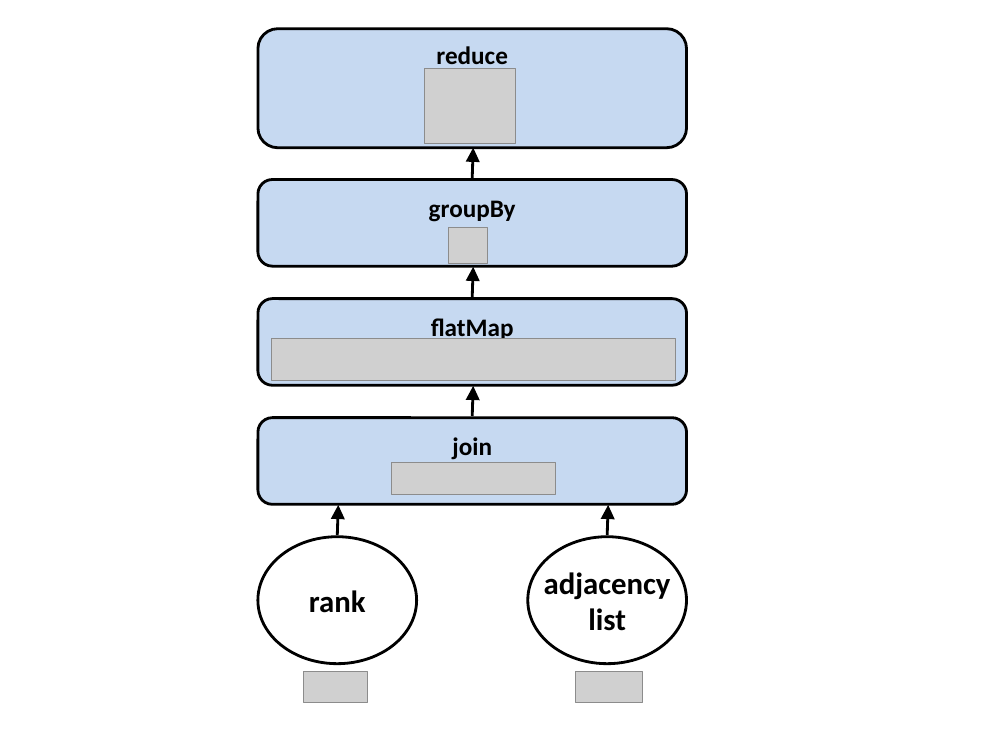
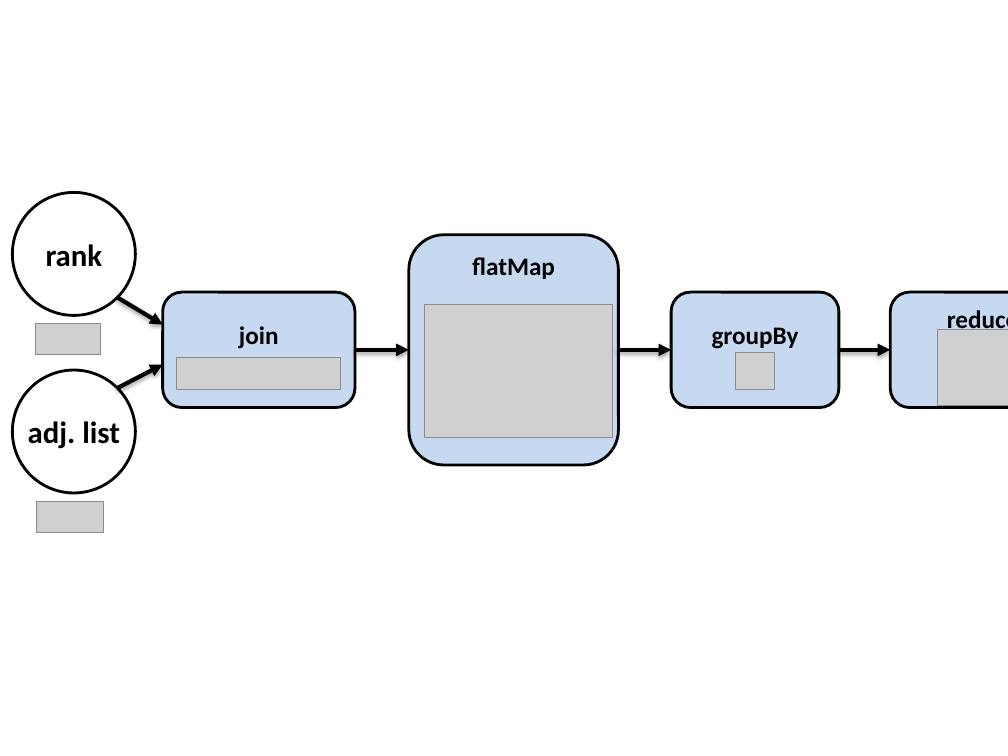
Before and after one commit to tillrohrmann/gilbert-paper, a slide deck: slide 1 of paper/images/pageRankStep.pptx. Drawn at 1008x756 pixels with LibreOffice and Linux fonts; fonts in the diff are those of the drawing; grey boxes stand for pictures. Boxes give left, top, right and bottom in pixels: in the first picture for what was removed or moved away, otherwise in the second. Text is boxed around its words. In the diff, an @@ line names an element or a change of style, - is before the commit and + after.

```diff
--- a/paper/images/pageRankStep.pptx
+++ b/paper/images/pageRankStep.pptx
@@ picture removed at (424, 69, 515, 144) @@
@@ arrow removed from (473, 178) to (473, 148) @@
@@ ellipse "rank": place and size @@
-ellipse "rank" at (258, 536, 416, 663)
+ellipse "rank" at (12, 193, 135, 316)
@@ rounded rectangle "flatMap": place and size @@
-rounded rectangle "flatMap" at (258, 298, 686, 385)
+rounded rectangle "flatMap" at (409, 235, 619, 465)
@@ rounded rectangle "flatMap" at (409, 235, 619, 465): vertical alignment middle to top @@
@@ picture removed at (449, 227, 488, 263) @@
@@ arrow removed from (473, 297) to (473, 267) @@
@@ arrow added from (117, 297) to (162, 325), #000000 3 pt @@
@@ rounded rectangle "join": place and size @@
-rounded rectangle "join" at (258, 417, 686, 504)
+rounded rectangle "join" at (162, 292, 355, 407)
@@ rounded rectangle "groupBy": place and size @@
-rounded rectangle "groupBy" at (258, 179, 686, 266)
+rounded rectangle "groupBy" at (671, 292, 839, 407)
@@ rounded rectangle "reduce": place and size @@
-rounded rectangle "reduce" at (258, 29, 686, 148)
+rounded rectangle "reduce" at (890, 292, 1008, 407)
@@ picture added at (36, 324, 101, 355) @@
@@ picture added at (424, 304, 612, 437) @@
@@ picture added at (177, 357, 341, 389) @@
@@ picture removed at (271, 339, 675, 381) @@
@@ arrow added from (355, 350) to (409, 350), #000000 3 pt @@
@@ arrow added from (619, 350) to (671, 350), #000000 3 pt @@
@@ picture added at (736, 353, 775, 389) @@
@@ arrow added from (839, 350) to (890, 350), #000000 3 pt @@
@@ picture added at (937, 330, 1008, 405) @@
@@ ellipse "adj. list": place and size @@
-ellipse "adj. list" at (528, 536, 686, 663)
+ellipse "adj. list" at (12, 370, 135, 493)
@@ arrow added from (117, 388) to (162, 365), #000000 3 pt @@
@@ arrow removed from (473, 416) to (473, 386) @@
@@ text in ellipse at (28, 421, 120, 449): text changed @@
-adjacency
-list
+adj. list
@@ picture removed at (392, 463, 555, 495) @@
@@ picture added at (36, 502, 104, 533) @@
@@ arrow removed from (338, 535) to (339, 505) @@
@@ arrow removed from (607, 535) to (608, 505) @@
@@ picture removed at (303, 671, 368, 703) @@
@@ picture removed at (576, 671, 643, 703) @@
```
Also in this commit, not shown: 2 other files.
